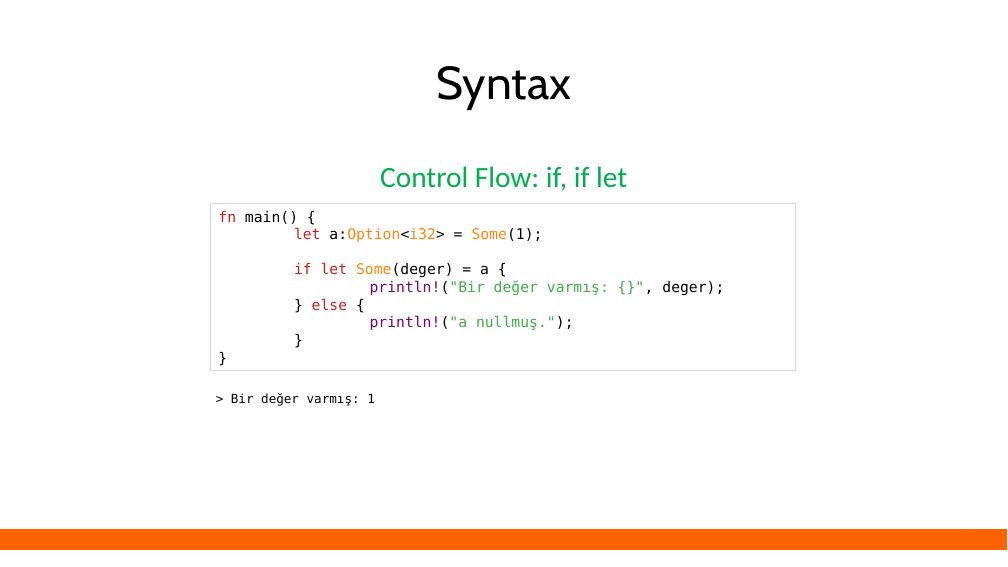
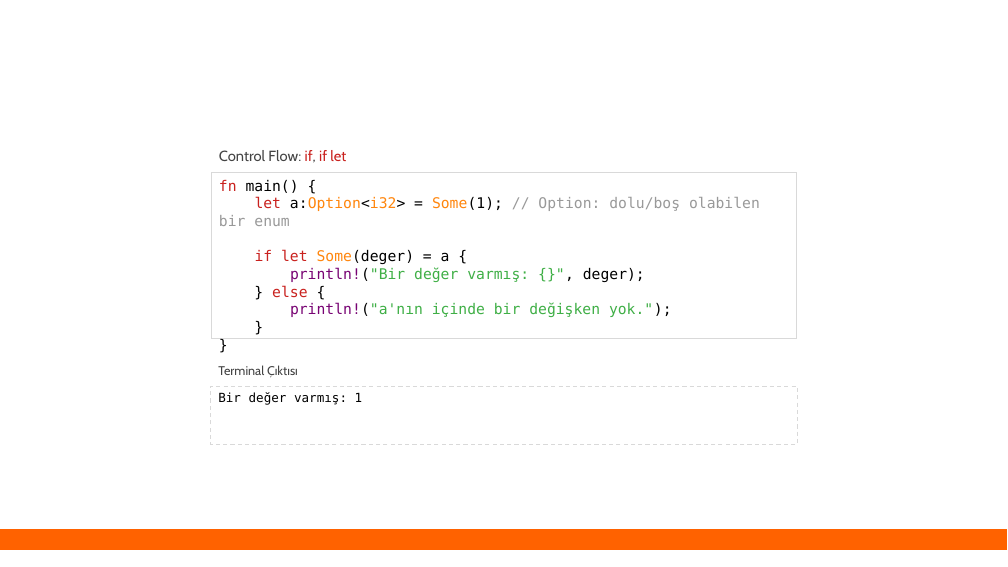
Before and after one commit to eminfedar/rust-tr-ders-slaytlari, a slide deck: slide 38 of rust_egitim_1_giris.odp (slide 33 before the commit). Drawn at 1008x567 pixels with LibreOffice and Linux fonts; fonts in the diff are those of the drawing. Boxes give left, top, right and bottom in pixels: in the first picture for what was removed or moved away, otherwise in the second. Text is boxed around its words. In the diff, an @@ line names an element or a change of style, - is before the commit and + after.

```diff
--- a/rust_egitim_1_giris.odp
+++ b/rust_egitim_1_giris.odp
@@ title removed at box(437, 66, 572, 110) @@
-Syntax
@@ text "Control Flow: if, if let": place and size @@
-text "Control Flow: if, if let" at box(380, 166, 627, 191)
+text "Control Flow: if, if let" at box(219, 150, 346, 163)
@@ text "Control Flow: if, if let" at box(219, 150, 346, 163): size 28 to 14 pt, font Calibri to Cabin; text colour #00B050 to #434343 in "Control Flow: if,"; text colour #00B050 to #C9211E in "if, if let"; alignment centre to left; line spacing 0.9 to 1; less space between paragraphs @@
@@ rectangle "fn main() {": place and size @@
-rectangle "fn main() {" at box(211, 203, 796, 370)
+rectangle "fn main() {" at box(212, 173, 797, 340)
@@ text in rectangle at box(219, 196, 760, 226): text changed; text colour #FF860D to #999999 @@
-let a:Option<i32> = Some(1);
+let a:Option<i32> = Some(1); // Option: dolu/boş olabilen bir enum
@@ text in rectangle at box(290, 302, 672, 317): text changed @@
-println!("a nullmuş.");
+println!("a'nın içinde bir değişken yok.");
@@ rectangle "Bir değer varmış: 1": place and size @@
-rectangle "Bir değer varmış: 1" at box(231, 393, 375, 406)
+rectangle "Bir değer varmış: 1" at box(211, 386, 797, 445)
@@ rectangle "Bir değer varmış: 1" at box(211, 386, 797, 445): fill none to #FFFFFF; outline none to #D9D9D9 0.74 pt @@
@@ text added at box(218, 365, 298, 378), 12 pt, text #434343 @@
+Terminal Çıktısı
@@ text in rectangle at box(218, 392, 363, 405): text changed @@
-> Bir değer varmış: 1
+Bir değer varmış: 1
```
Also in this commit, not shown: 33 other slides changed, 13 slides added, 6 slides removed, 3 other files.
